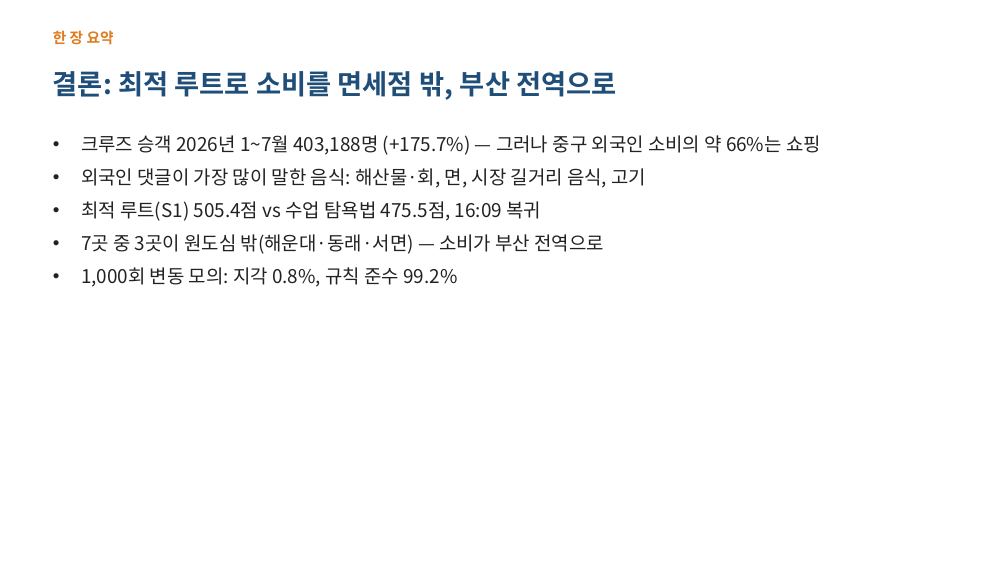
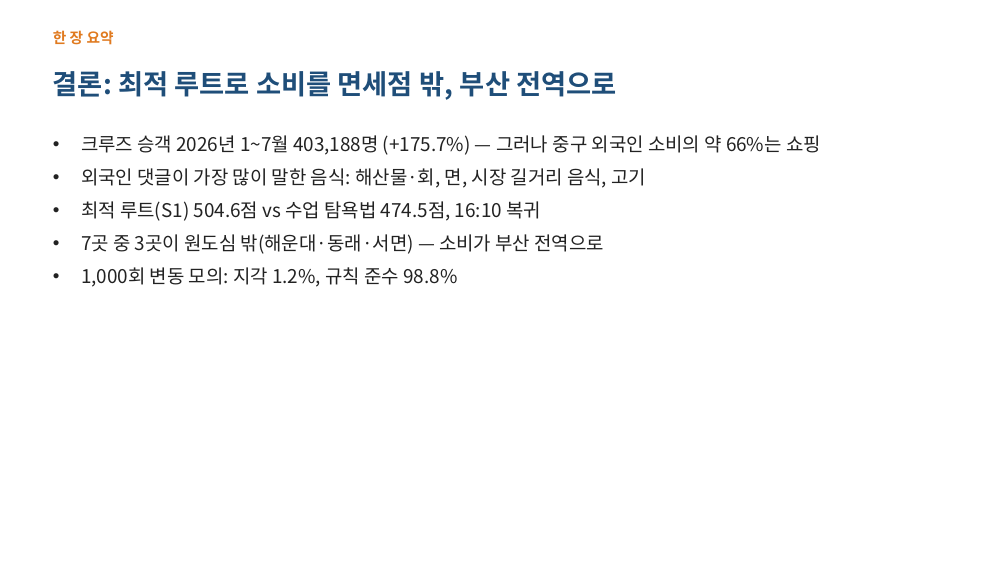
Before and after one commit to ddayoung03/busan-cruise-unpassing, a slide deck: slide 2 of 05_문서/3주차_발표자료.pptx. Drawn at 1008x567 pixels with LibreOffice and Linux fonts; fonts in the diff are those of the drawing. Boxes give left, top, right and bottom in pixels: in the first picture for what was removed or moved away, otherwise in the second. Text is boxed around its words. In the diff, an @@ line names an element or a change of style, - is before the commit and + after.

```diff
--- a/05_문서/3주차_발표자료.pptx
+++ b/05_문서/3주차_발표자료.pptx
@@ text at [81, 201, 541, 221]: text changed @@
-• 최적 루트(S1) 505.4점 vs 수업 탐욕법 475.5점, 16:09 복귀
+• 최적 루트(S1) 504.6점 vs 수업 탐욕법 474.5점, 16:10 복귀
@@ text at [81, 267, 457, 287]: text changed @@
-• 1,000회 변동 모의: 지각 0.8%, 규칙 준수 99.2%
+• 1,000회 변동 모의: 지각 1.2%, 규칙 준수 98.8%
```
Also in this commit, not shown: 4 other slides changed, 22 other files.
